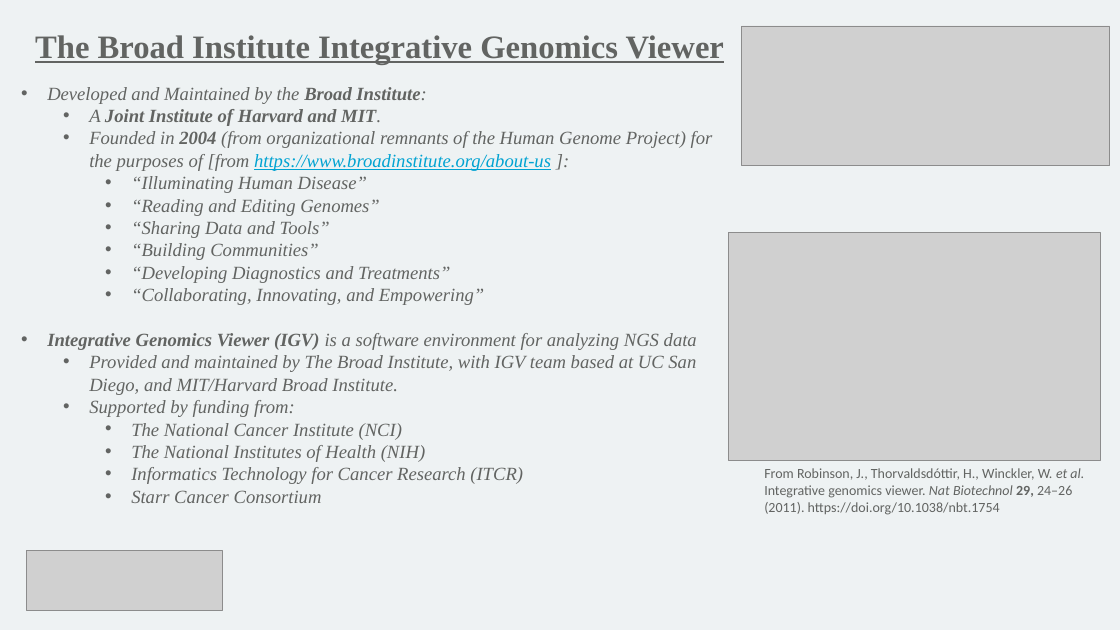
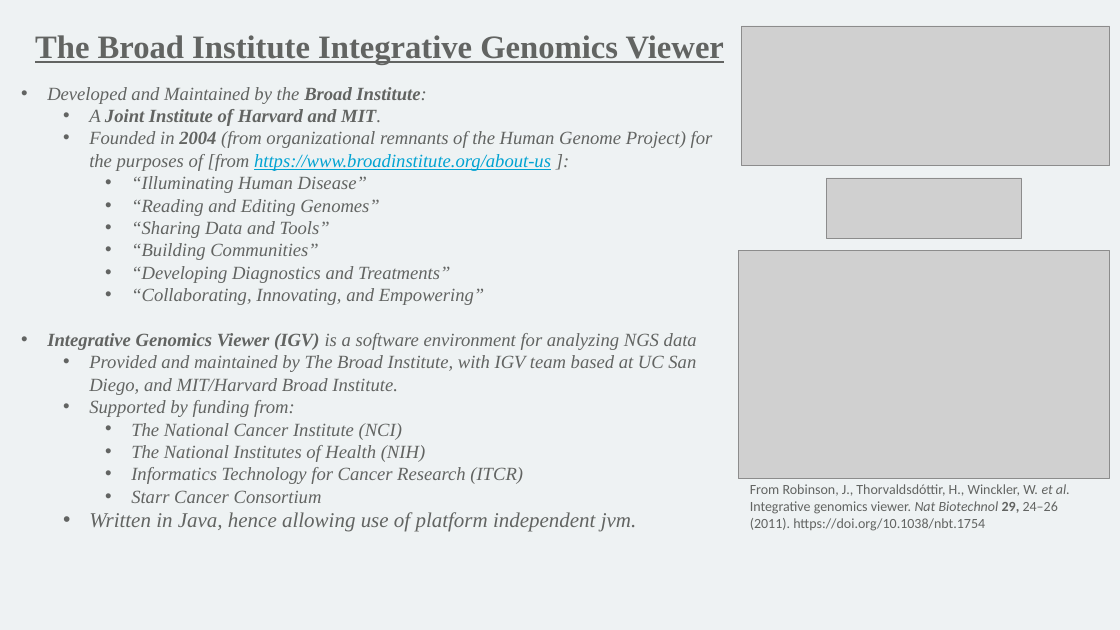
Before and after one commit to mathornton01/2022_UTSW_Lyda_Hill_Department_Introduction_To_NGS_Analysis_Nanocourse, a slide deck: slide 5 of Slides/IntroductionToNGSAnalysis_DayII_MT.pptx. Drawn at 1120x630 pixels with LibreOffice and Linux fonts; fonts in the diff are those of the drawing; grey boxes stand for pictures; background and template pictures are left out. Boxes give left, top, right and bottom in pixels: in the first picture for what was removed or moved away, otherwise in the second. Text is boxed around its words. In the diff, an @@ line names an element or a change of style, - is before the commit and + after.

```diff
--- a/Slides/IntroductionToNGSAnalysis_DayII_MT.pptx
+++ b/Slides/IntroductionToNGSAnalysis_DayII_MT.pptx
@@ picture: place and size @@
-picture at [27,550,222,611]
+picture at [827,178,1022,239]
@@ picture: place and size @@
-picture at [728,233,1101,461]
+picture at [739,250,1111,479]
@@ text "From Robinson, J., Thorvaldsdóttir, H., ...": place and size @@
-text "From Robinson, J., Thorvaldsdóttir, H., ..." at [764,468,1084,515]
+text "From Robinson, J., Thorvaldsdóttir, H., ..." at [750,484,1070,531]
@@ text at [89,512,637,532]: paragraph added @@
+  • Written in Java, hence allowing use of platform independent jvm.
```
Also in this commit, not shown: 1 other slide changed, 4 slides added, 1 other file.
